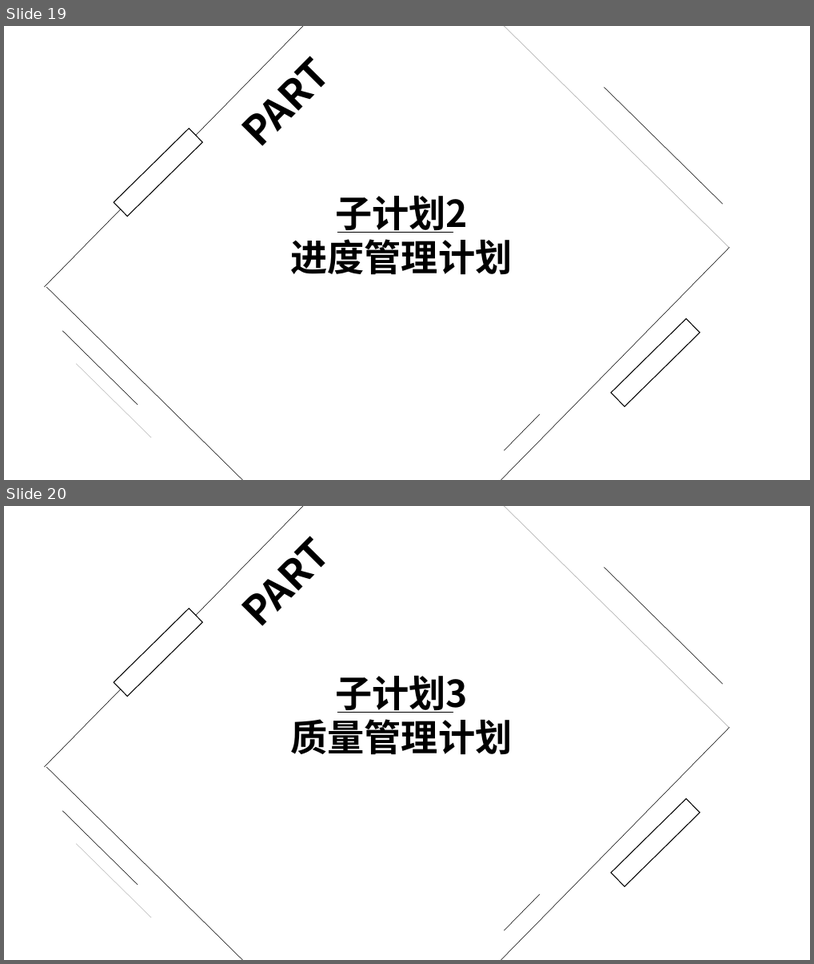
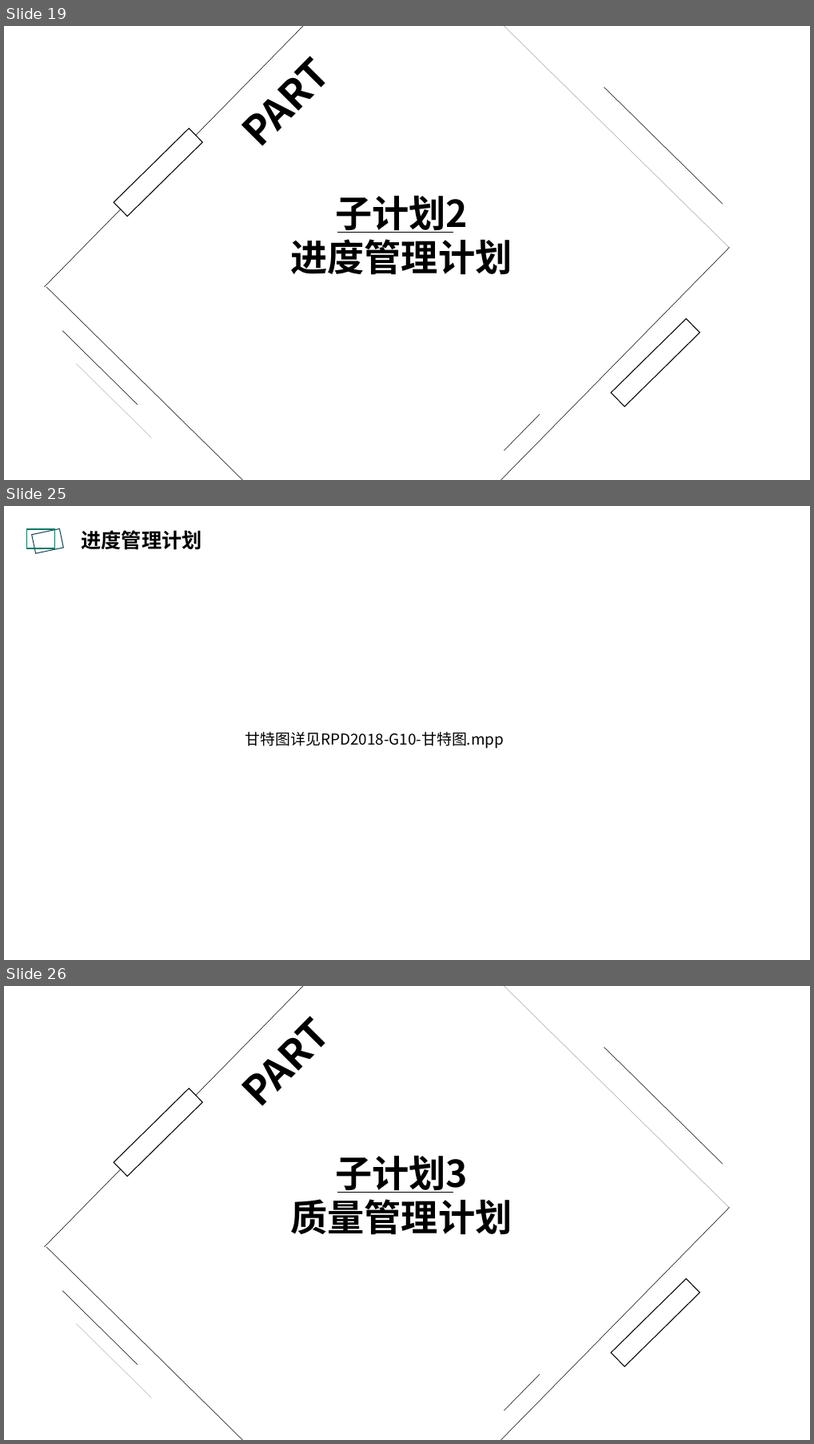
Before and after one commit to PRD2018-G10/TeachingAssistWebsiteProject, a slide deck: 所有组员每周任务/Date1207/PRD2018-G10-需求工程项目计划评审.pptx. Shown one above the other, each under a label of ours: slides 19 and 20 before the commit, slides 19, 25 and 26 after it; the slides between them are not shown. The pictures are 814x964 and 814x1444 pixels, drawn with LibreOffice and Linux fonts; fonts in the diff are those of the drawing; background and template pictures are left out. Boxes give left, top, right and bottom in pixels: in the first picture for what was removed or moved away, otherwise in the second. Text is boxed around its words. In the diff, an @@ line names an element or a change of style, - is before the commit and + after.

```diff
--- a/所有组员每周任务/Date1207/PRD2018-G10-需求工程项目计划评审.pptx
+++ b/所有组员每周任务/Date1207/PRD2018-G10-需求工程项目计划评审.pptx
@@ slide 25 added at [4,506,810,960], background picture (left out) @@
@@ rectangle added at [26,529,55,548], outline #0A7A64 1 pt @@
@@ rectangle added at [32,528,64,553], outline #184858 1 pt @@
@@ text added at [82,530,202,550], 24 pt, text #000000, bold @@
+进度管理计划
@@ text added at [246,732,504,748], 18 pt, text #000000 @@
+甘特图详见RPD2018-G10-甘特图.mpp
@@ what was slide 20 is now slide 26 @@
```
Also in this commit, not shown: 5 other slides added, 1 slide removed, 13 other files.
